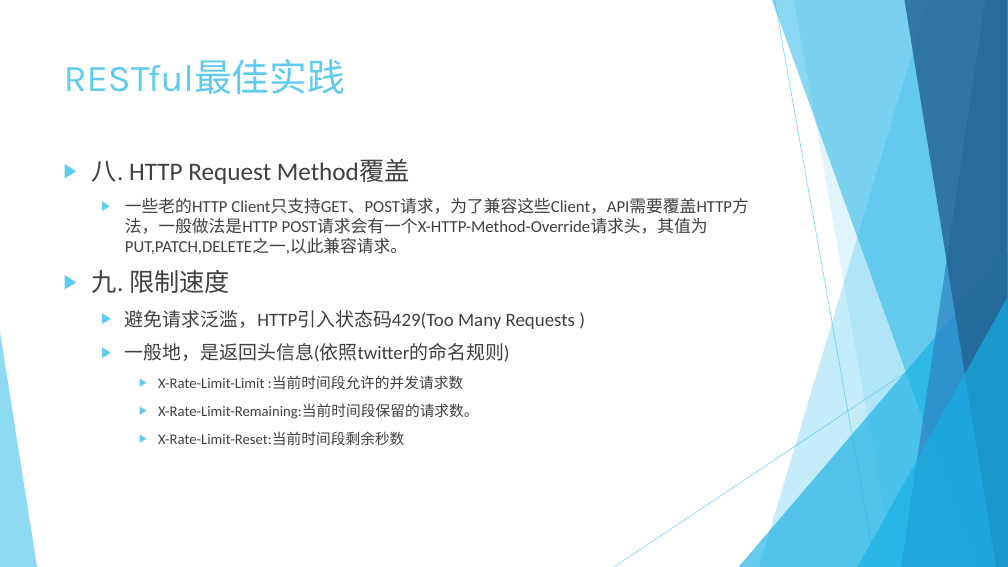
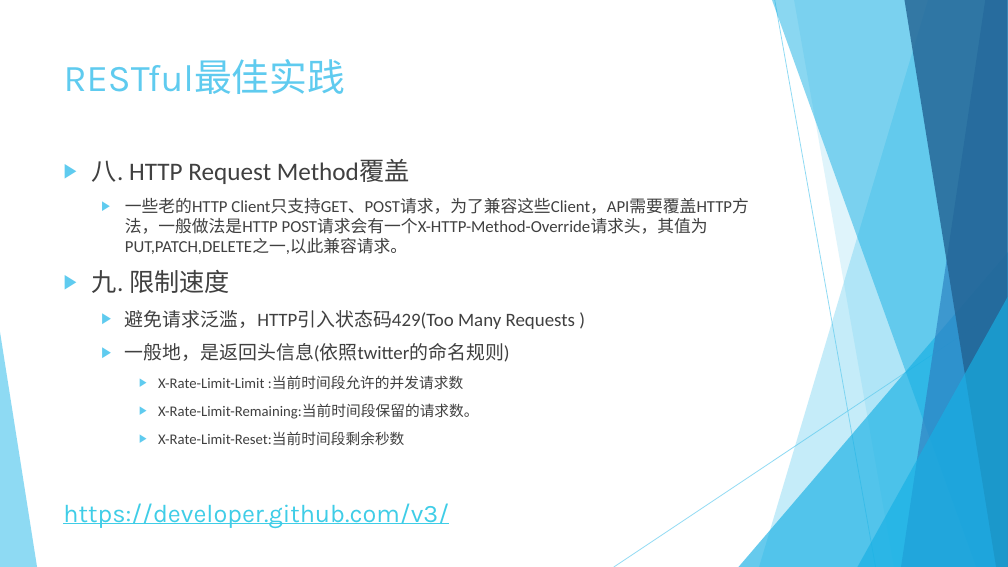
Before and after one commit to Crab2died/micro-boot, a slide deck: slide 16 of rest-api/RESTful.pptx. Drawn at 1008x567 pixels with LibreOffice and Linux fonts; fonts in the diff are those of the drawing. Boxes give left, top, right and bottom in pixels: in the first picture for what was removed or moved away, otherwise in the second. Text is boxed around its words. In the diff, an @@ line names an element or a change of style, - is before the commit and + after.

```diff
--- a/rest-api/RESTful.pptx
+++ b/rest-api/RESTful.pptx
@@ text added at (63, 503, 449, 528), 24 pt, text #3FCDE7, underline @@
+https://developer.github.com/v3/
```
Also in this commit, not shown: 1 other slide changed.
